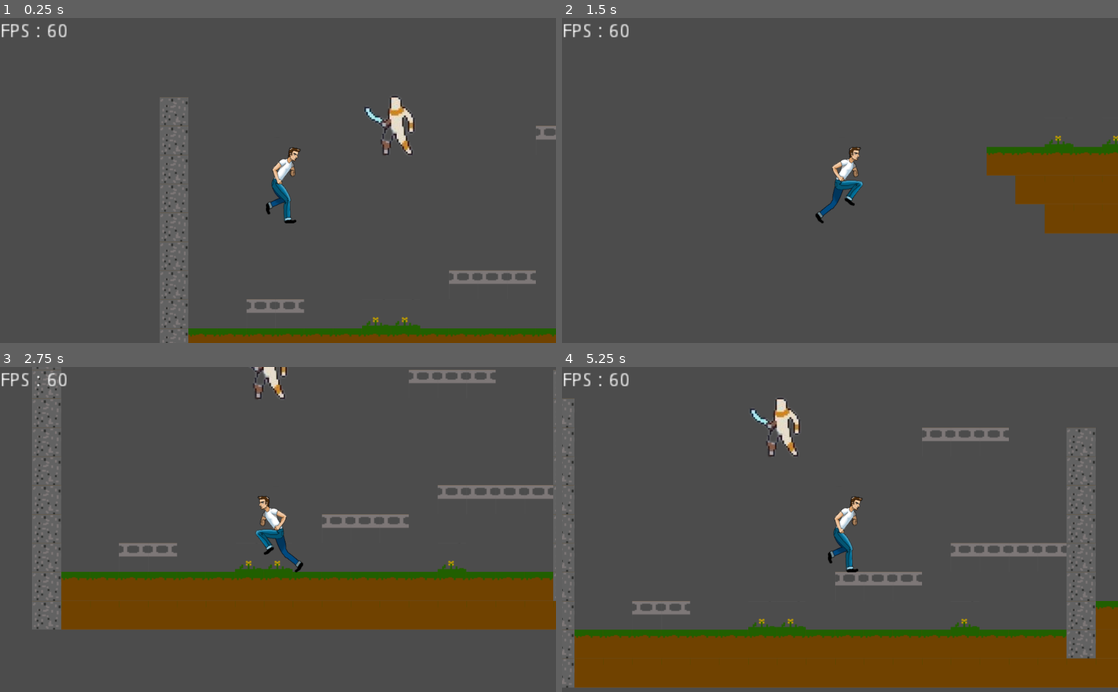
Above: before the commit, frames 1-4 (two rows, left to right).
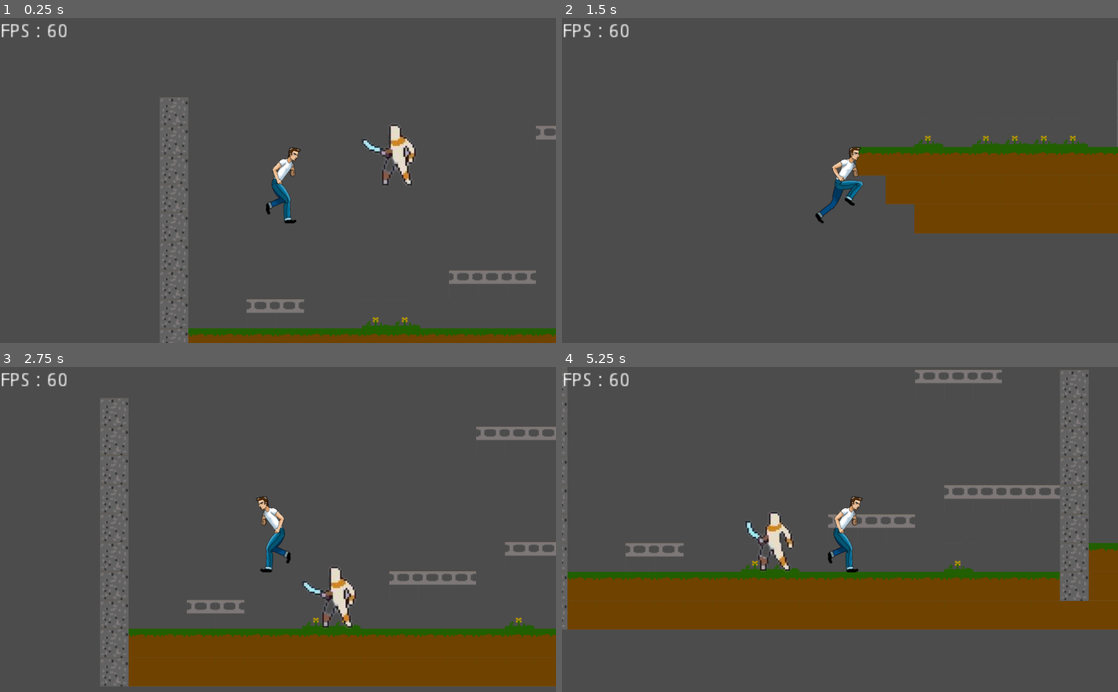
Above: after the commit, the same moments.

Repository: Florian-DELRIEU/Godot-Test
Game: Godot game, scene res://Scenes/scene01.tscn
Same seed, same stepped clock (60 frames per second), same inputs: the game is played once before the commit and once after it.
Inputs:
- Up to frame 1 (0.25 s): no input
- Up to frame 2 (1.5 s): hold Shift (Shift) 0.53-1.28 s; hold Right (ui_right) from 0.53 s (still down); tap Space (ui_select) at 0.77, 0.8, 1.07, 1.35 s
- Up to frame 3 (2.75 s): tap Space (ui_select) at 1.52, 1.82, 2.3 s; tap Shift (Shift) at 1.55 s; release Right (ui_right) at 2.03 s; hold Left (ui_left) from 2.03 s (still down); hold Shift (Shift) from 2.03 s (still down)
- Up to frame 4 (5.25 s): release Left (ui_left) at 2.78 s; release Shift (Shift) at 2.78 s; hold Right (ui_right) 2.78-4.28 s; tap Shift (Shift) at 2.85, 4.35 s; tap Space (ui_select) at 3.02, 3.32, 3.6, 3.77, 4.07, 4.52, 4.82 s; hold Left (ui_left) 4.28-5.03 s; hold Right (ui_right) from 5.03 s (still down); hold Shift (Shift) from 5.03 s (still down)

The runs differ from the first frame. In frame 1, 1.1% of the frame differs, in the area x 65-75%, y 23-52%; in frame 2, 6.7%; in frame 3, 35%; in frame 4, 40%, in the area x 0-100%, y 0-99%.
Error before the commit: Parse Error: The identifier "m" isn't declared in the current scope. (res://Codes/Blob.gd:19)

Commit message:
add basic rd walk to ennemy

Diff:
--- a/Codes/Blob.gd
+++ b/Codes/Blob.gd
@@ -1,22 +1,27 @@
 extends KinematicBody2D
 # Constants
+const DEBUG = true
 const UP_direction = Vector2(0,-1)
+# Variables
 export (int) var GRAVITY = 1000
 export (int) var ACC = 30
 export (int) var JUMP = 700
-export (int) var max_speed = 200
-# Variables
+export (int) var max_speed = 50
 var vel = Vector2()
 var jump_count = 0
 var curr_max_speed
 var move_anim
+var dirX = 0
 
-func _ready():
-    randomize()
+func _ready(): pass
+#	randomize() # Obligé pour bien avoir des valeurs random
 
 func Timer_timeout():
-	print("Time Out")
-	m = rand_range(0,10)
+	var m = int(rand_range(-3,3))
+	if DEBUG: print(m)
+	if	 m < -1: dirX = -1
+	elif m > 1:  dirX = 1
+	else:		dirX = 0
 
 func _physics_process(delta):
 	mouvement_loop(delta)
@@ -24,40 +29,16 @@
 	vel = move_and_slide(vel, UP_direction) # bouge le slide de la vitesse :vel:
 
 func mouvement_loop(delta):
-#	var right = Input.is_action_pressed("ui_right") # detecte le mapping de touche "ui_right"
-#	var left  = Input.is_action_pressed("ui_left")
-#	var jump  = Input.is_action_just_pressed("ui_select")
-#	var run   = Input.is_action_pressed("Shift")
-	if is_on_floor(): jump_count = 0
-# is running ?
-#	if run:
-#		curr_max_speed 	= 2*max_speed
-#		move_anim 		= "run"
-#	else:
-#		curr_max_speed 	= max_speed
-#		move_anim	 	= "walk"
-#	var dirX = int(right) - int(left)
-# Dir X loop
-#	if dirX == +1:
-#		vel.x = min(vel.x+ACC,curr_max_speed)
-#		$Sprite.flip_h = false
-#		anim_loop(move_anim)
-#	elif dirX == -1:
-#		vel.x = max(vel.x-ACC,-curr_max_speed)
-#		$Sprite.flip_h = true
-#		anim_loop(move_anim)
-#	else:
-#		vel.x = lerp(vel.x, 0, 0.80) # Va de vel.x à 0 par tranche de 80%
-	anim_loop("idle")
-## Dir Y loop
-#	if jump and jump_count <= 1:
-#		vel.y = -JUMP
-#		jump_count += 1
-#	if vel.y > 0: anim_loop("fall")
-#	if vel.y < 0: anim_loop("jump")
-## Print on log
-#	print(vel.x, " , ", vel.y, " , ", jump_count)
-#
+	vel.x = dirX * max_speed
+	if 	 dirX ==  1:
+		$Sprite.flip_h = true
+		anim_loop("walk")
+	elif dirX == -1:
+		$Sprite.flip_h = false
+		anim_loop("walk")
+	else:
+		anim_loop("idle")
+
 func anim_loop(animation):
 	if $Anim_ennemy.current_animation != animation:
 		$Anim_ennemy.play(animation)
--- a/Codes/Player.gd
+++ b/Codes/Player.gd
@@ -1,5 +1,6 @@
 extends KinematicBody2D
 # Constants
+const DEBUG = false
 const UP_direction = Vector2(0,-1)
 export (int) var GRAVITY = 1000
 export (int) var ACC = 30
@@ -49,7 +50,7 @@
 	if vel.y > 0: anim_loop("fall")
 	if vel.y < 0: anim_loop("jump")
 # Print on log
-	print(vel.x, " , ", vel.y, " , ", jump_count)
+	if DEBUG: print(vel.x, " , ", vel.y, " , ", jump_count)
 
 func anim_loop(animation):
 	if $Anim.current_animation != animation:
